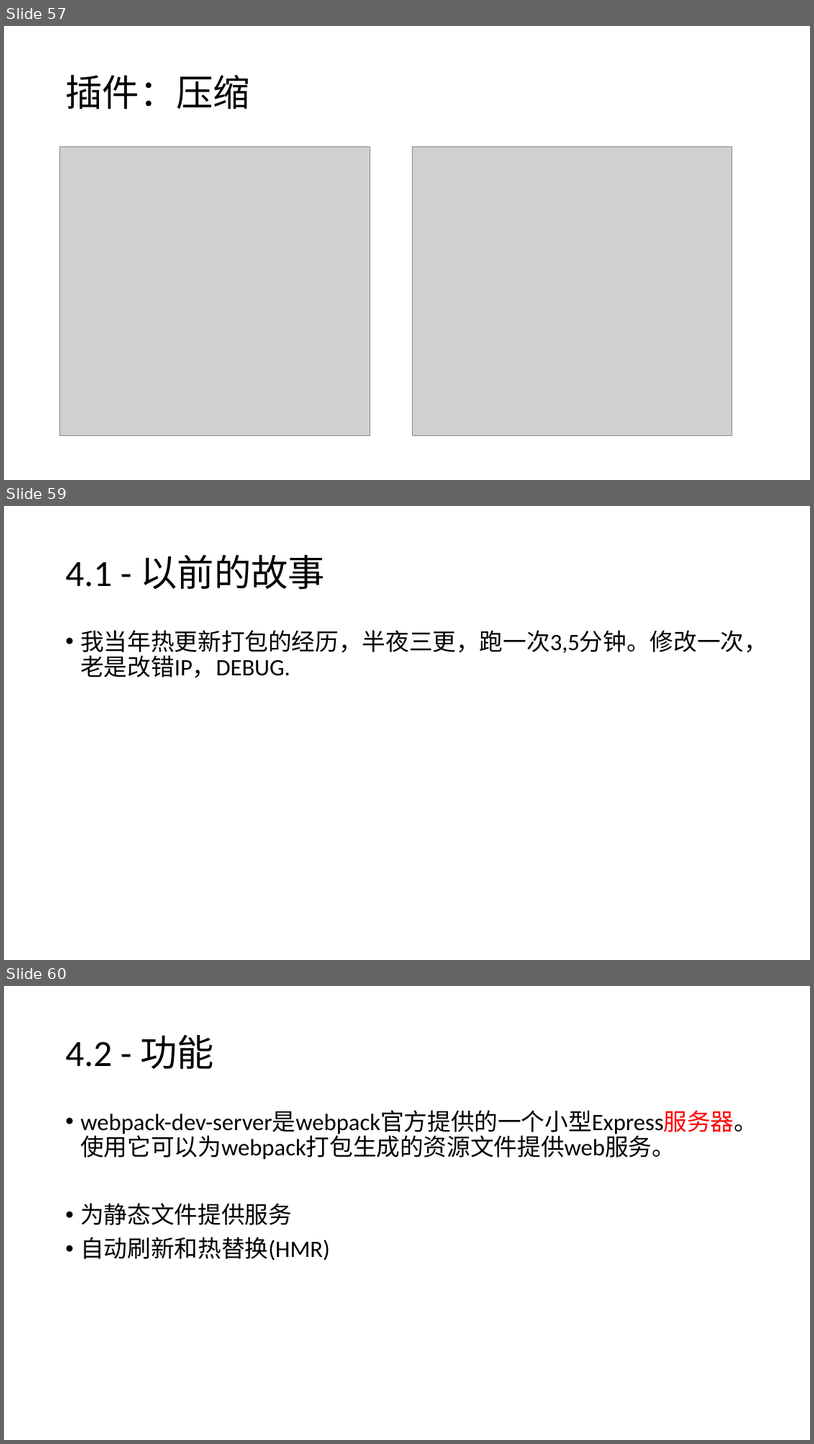
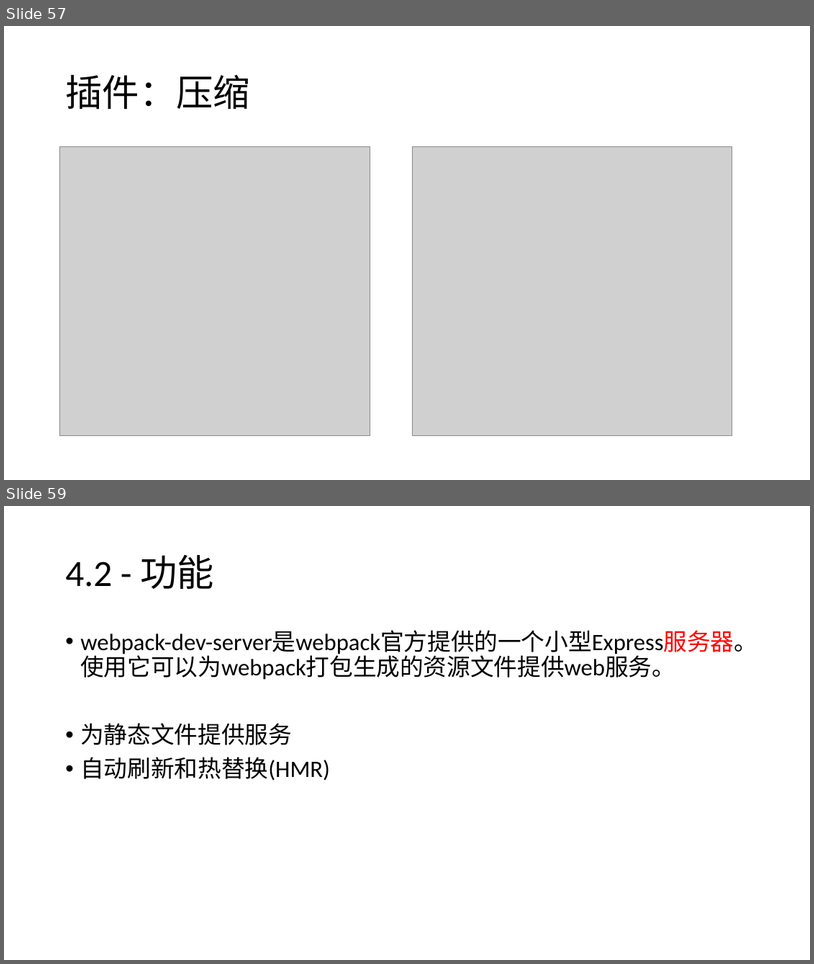
Before and after one commit to Cohen-Wang/workbench, a slide deck: cloud/webpack-ppt/培训 - webpack.pptx. Shown one above the other, each under a label of ours: slides 57, 59 and 60 before the commit, slides 57 and 59 after it; the slides between them are not shown. The pictures are 814x1444 and 814x964 pixels, drawn with LibreOffice and Linux fonts; fonts in the diff are those of the drawing; grey boxes stand for pictures. Boxes give left, top, right and bottom in pixels: in the first picture for what was removed or moved away, otherwise in the second. Text is boxed around its words. In the diff, an @@ line names an element or a change of style, - is before the commit and + after.

```diff
--- a/cloud/webpack-ppt/培训 - webpack.pptx
+++ b/cloud/webpack-ppt/培训 - webpack.pptx
@@ slide 59 removed at box(4, 506, 810, 960), background #FFFFFF @@
@@ title removed at box(65, 554, 325, 590) @@
-4.1 - 以前的故事
@@ text removed at box(80, 630, 768, 678) @@
-• 我当年热更新打包的经历，半夜三更，跑一次3,5分钟。修改一次，老是改错IP，DEBUG.
@@ what was slide 60 is now slide 59 @@
```
Also in this commit, not shown: 2 slides changed, 2 slides added, 6 other slides removed, 1 other file.
